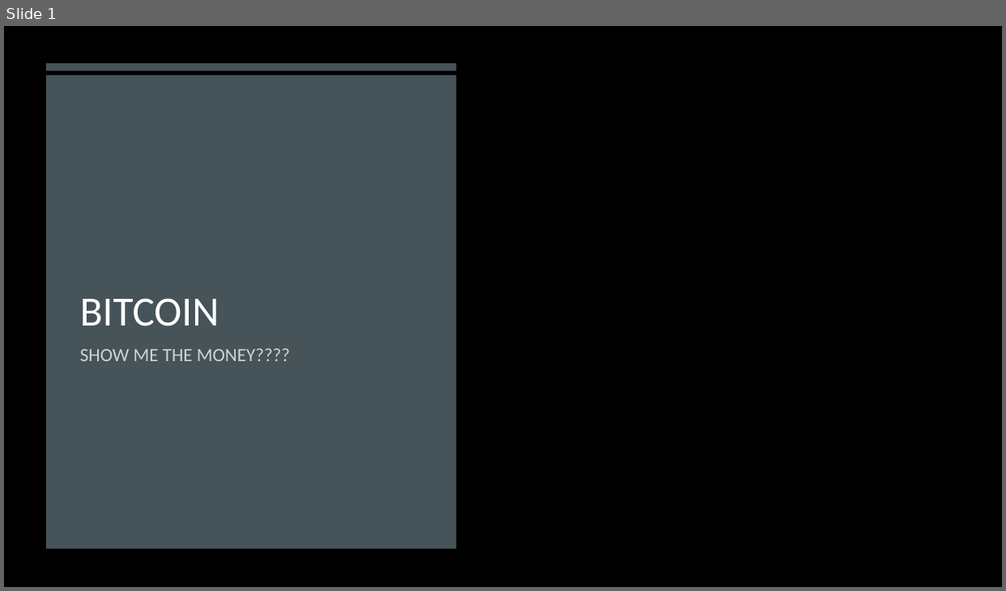
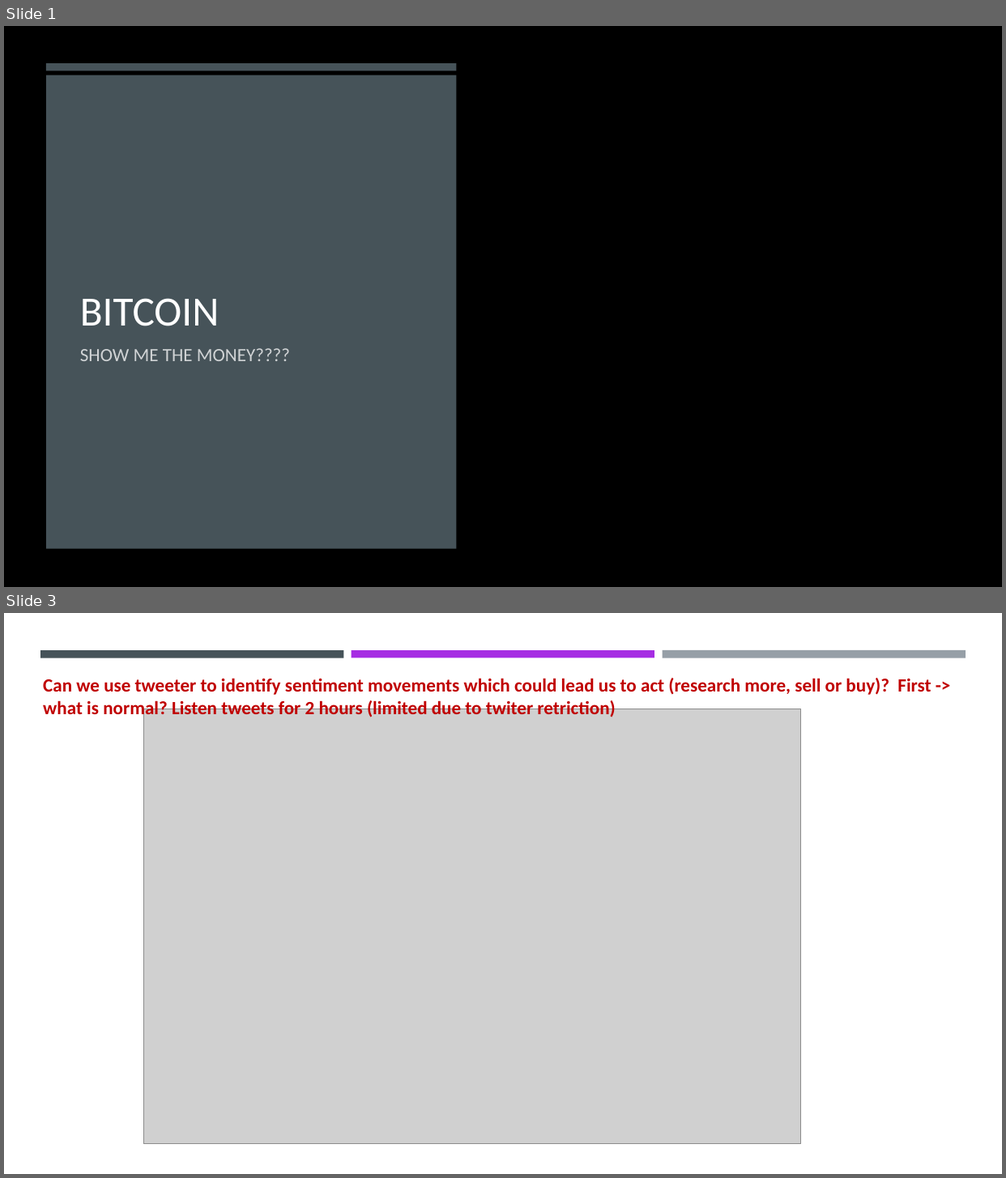
Before and after one commit to 4890A/bitcoin-media, a slide deck: CEM Powerpoint/Bitcoin presentation.pptx. Shown one above the other, each under a label of ours: slide 1 before the commit, slides 1 and 3 after it; the slides between them are not shown. The pictures are 1006x591 and 1006x1178 pixels, drawn with LibreOffice and Linux fonts; fonts in the diff are those of the drawing; grey boxes stand for pictures; background and template pictures are left out. Boxes give left, top, right and bottom in pixels: in the first picture for what was removed or moved away, otherwise in the second. Text is boxed around its words. In the diff, an @@ line names an element or a change of style, - is before the commit and + after.

```diff
--- a/CEM Powerpoint/Bitcoin presentation.pptx
+++ b/CEM Powerpoint/Bitcoin presentation.pptx
@@ slide 3 added at (4,613,1002,1174), background #FFFFFF @@
@@ rectangle added at (40,650,344,658), fill #465359 @@
@@ rectangle added at (351,650,654,658), fill #A62DE3 @@
@@ rectangle added at (662,650,965,658), fill #969FA7 @@
@@ text added at (43,678,931,719), 18 pt, text #C00000, bold @@
+Can we use tweeter to identify sentiment movements which could lead us to act (research more, sell or buy)? First -> what is normal? Listen tweets for 2 hours (limited due to twiter retriction)
@@ picture added at (143,709,800,1144) @@
```
Also in this commit, not shown: 1 other slide added, 1 slide removed.
